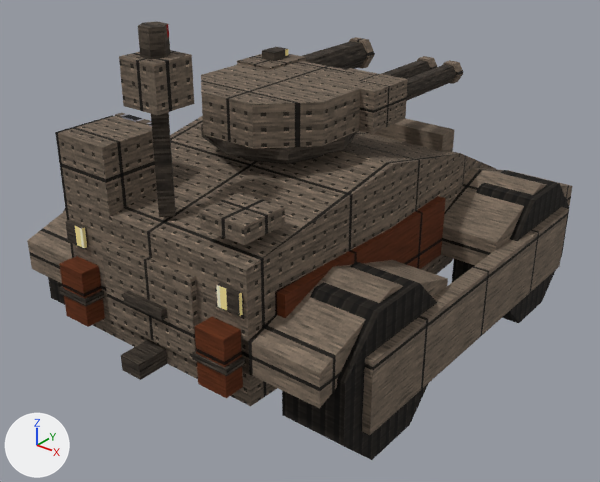
One commit to the Blender file tools/lowforge/models/prairie_dog.blend: the scene before it, then after it.
Before and after are seen from a camera (50 mm lens) standing at (62.1, -81.9, 61.3) and looking at (0.9, -5.4, 13.8). Arrows for +X, +Y and +Z are at lower left; the lights stay in place. The first picture is the older version.

Names of what the first picture shows: 'arch.001', 'arch.003', 'barrel', 'barrel.001', 'barrel.002', 'body', 'flank_stripe.001', 'launcher', 'muzzle', 'muzzle.001', 'muzzle.002', 'rear_hatch', 'receiver', 'receiver.001', 'ring', 'sensor_head', 'sight', 'skirt', 'turret', 'wheel.001', 'wheel.003' and 16 more.
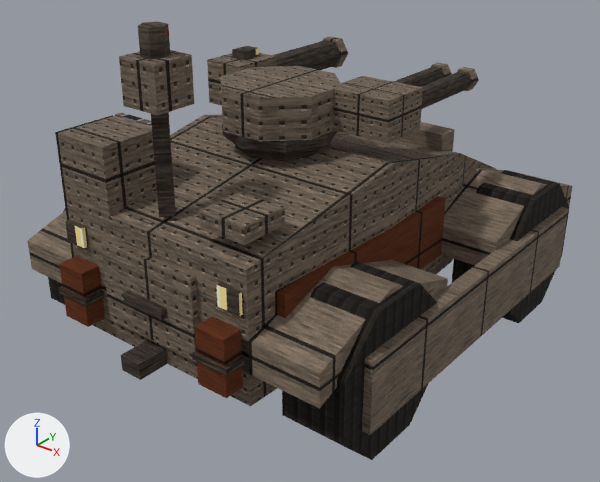
ob_hp_1 is not drawn itself; it is the parent of ob_receiver_001, ob_barrel_001, ob_muzzle_001, ob_barrel_002, ob_muzzle_002, ob_brace.

What changed in the scene script:
```text
Change me_ring:
    used by ob_ring; location = (0.0, 0.0, 0.0)
    remove me_ring.from_pydata(...)  # 16 vertices, 10 faces; spans x -9.5..9.5, y -17.5..1.5, z 29.0..30.5
    add me_ring.from_pydata(...)  # 16 vertices, 10 faces; spans x -7.0..7.0, y -15.0..-1.0, z 29.0..30.5
    me_ring part 1: the whole mesh is scaled about its middle by (0.737, 0.737, 1)
Change me_turret:
    used by ob_turret; location = (0.0, 0.0, 0.0)
    remove me_turret.from_pydata(...)  # 16 vertices, 10 faces; spans x -9.2..9.2, y -17.2..1.2, z 30.5..35.5
    add me_turret.from_pydata(...)  # 16 vertices, 10 faces; spans x -6.9..6.9, y -14.9..-1.1, z 30.5..35.5
    me_turret part 2: the whole mesh is scaled about its middle by (0.75, 0.75, 1)
Change ob_receiver:
    ob_receiver.location: (-7.0, -2.0, 33.0) -> (-10.3, -4.0, 33.0)
Change ob_barrel:
    ob_barrel.location: (-7.0, -2.0, 33.0) -> (-10.3, -4.0, 33.0)
Change ob_muzzle:
    ob_muzzle.location: (-7.0, -2.0, 33.0) -> (-10.3, -4.0, 33.0)
Change ob_sight:
    ob_sight.location: (-7.0, -2.0, 33.0) -> (-10.3, -4.0, 33.0)
Change ob_receiver_001:
    ob_receiver_001.matrix_parent_inverse: Matrix(((1.429, 0.0, 0.0, -10.0), (0.0, 1.429, 0.0, 2.857), (0.0, 0.0, 1.429, -47.14), (0.0, 0.0, 0.0, 1.0))) -> Matrix(((1.429, 0.0, 0.0, -14.71), (0.0, 1.429, 0.0, 5.714), (0.0, 0.0, 1.429, -47.14), (0.0, 0.0, 0.0, 1.0)))
    ob_receiver_001.location: (7.0, -2.0, 33.0) -> (10.3, -4.0, 33.0)
Change ob_barrel_001:
    ob_barrel_001.matrix_parent_inverse: Matrix(((1.429, 0.0, 0.0, -10.0), (0.0, 1.429, 0.0, 2.857), (0.0, 0.0, 1.429, -47.14), (0.0, 0.0, 0.0, 1.0))) -> Matrix(((1.429, 0.0, 0.0, -14.71), (0.0, 1.429, 0.0, 5.714), (0.0, 0.0, 1.429, -47.14), (0.0, 0.0, 0.0, 1.0)))
    ob_barrel_001.location: (7.0, -2.0, 33.0) -> (10.3, -4.0, 33.0)
Change ob_muzzle_001:
    ob_muzzle_001.matrix_parent_inverse: Matrix(((1.429, 0.0, 0.0, -10.0), (0.0, 1.429, 0.0, 2.857), (0.0, 0.0, 1.429, -47.14), (0.0, 0.0, 0.0, 1.0))) -> Matrix(((1.429, 0.0, 0.0, -14.71), (0.0, 1.429, 0.0, 5.714), (0.0, 0.0, 1.429, -47.14), (0.0, 0.0, 0.0, 1.0)))
    ob_muzzle_001.location: (7.0, -2.0, 33.0) -> (10.3, -4.0, 33.0)
Change ob_barrel_002:
    ob_barrel_002.matrix_parent_inverse: Matrix(((1.429, 0.0, 0.0, -10.0), (0.0, 1.429, 0.0, 2.857), (0.0, 0.0, 1.429, -47.14), (0.0, 0.0, 0.0, 1.0))) -> Matrix(((1.429, 0.0, 0.0, -14.71), (0.0, 1.429, 0.0, 5.714), (0.0, 0.0, 1.429, -47.14), (0.0, 0.0, 0.0, 1.0)))
    ob_barrel_002.location: (7.0, -2.0, 33.0) -> (10.3, -4.0, 33.0)
Change ob_muzzle_002:
    ob_muzzle_002.matrix_parent_inverse: Matrix(((1.429, 0.0, 0.0, -10.0), (0.0, 1.429, 0.0, 2.857), (0.0, 0.0, 1.429, -47.14), (0.0, 0.0, 0.0, 1.0))) -> Matrix(((1.429, 0.0, 0.0, -14.71), (0.0, 1.429, 0.0, 5.714), (0.0, 0.0, 1.429, -47.14), (0.0, 0.0, 0.0, 1.0)))
    ob_muzzle_002.location: (7.0, -2.0, 33.0) -> (10.3, -4.0, 33.0)
Change ob_hp_1:
    ob_hp_1.location: (7.0, -2.0, 33.0) -> (10.3, -4.0, 33.0)
```

What differs and where, as boxes (x1, y1, x2, y2) in the pictures (600 x 482 px):
'turret', rescaled (25% narrower, 15% shorter)
    before: (201, 61, 363, 149)
    after: (220, 66, 342, 141)
'receiver.001', moved
    before: (347, 68, 408, 133)
    after: (333, 76, 423, 144)
'ring', rescaled (26% narrower, 23% shorter)
    before: (201, 123, 358, 161)
    after: (222, 124, 338, 153)
'barrel', moved
    before: (302, 41, 367, 69)
    after: (273, 40, 341, 70)
'barrel.002', moved
    before: (406, 64, 457, 101)
    after: (421, 71, 472, 109)
'receiver', moved
    before: (237, 54, 306, 70)
    after: (207, 53, 276, 106)
'barrel.001', moved
    before: (381, 60, 431, 79)
    after: (393, 67, 445, 87)
'sight', moved
    before: (262, 47, 288, 61)
    after: (232, 46, 259, 60)
'muzzle', moved
    before: (349, 37, 375, 69)
    after: (323, 37, 348, 68)
'muzzle.002', moved
    before: (443, 60, 464, 84)
    after: (457, 67, 479, 91)
'muzzle.001', moved
    before: (417, 56, 437, 69)
    after: (431, 63, 452, 77)
